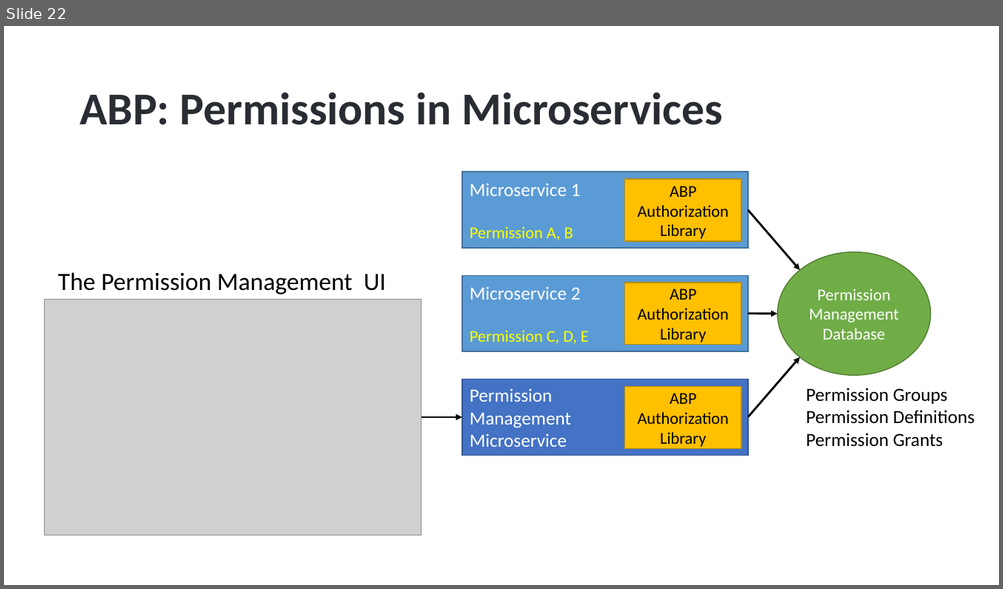
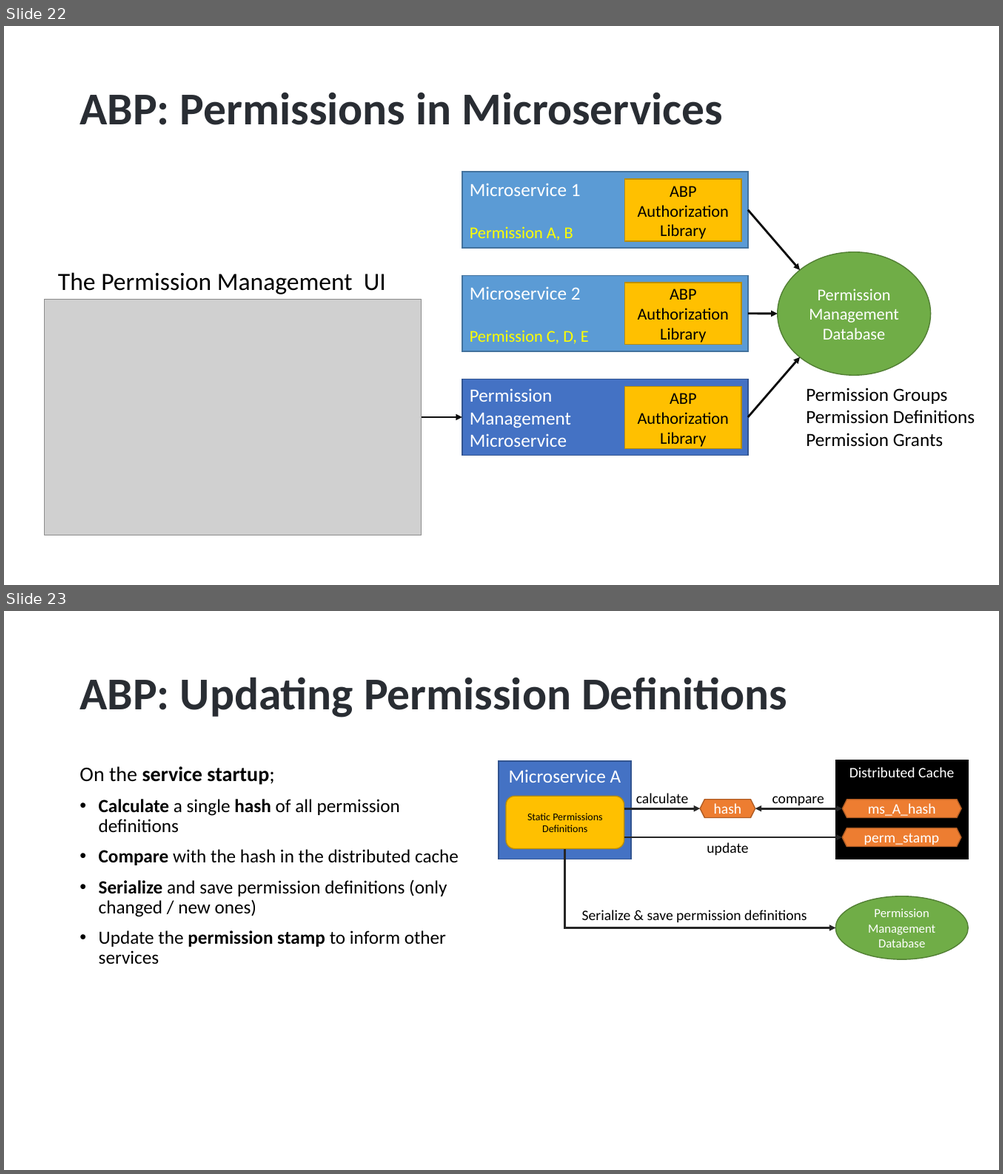
Before and after one commit to hikalkan/presentations, a slide deck: 2022-10-15 Authorization-In-Distributed-Systems/Authorization-In-Distributed-Systems.pptx. Shown one above the other, each under a label of ours: slide 22 before the commit, slides 22 and 23 after it. The pictures are 1003x589 and 1003x1174 pixels, drawn with LibreOffice and Linux fonts; fonts in the diff are those of the drawing; grey boxes stand for pictures; background and template pictures are left out. Boxes give left, top, right and bottom in pixels: in the first picture for what was removed or moved away, otherwise in the second. Text is boxed around its words. In the diff, an @@ line names an element or a change of style, - is before the commit and + after.

```diff
--- a/2022-10-15 Authorization-In-Distributed-Systems/Authorization-In-Distributed-Systems.pptx
+++ b/2022-10-15 Authorization-In-Distributed-Systems/Authorization-In-Distributed-Systems.pptx
@@ slide 23 added at bbox=[4, 611, 999, 1170], background picture (left out) @@
@@ title added at bbox=[79, 677, 787, 718], 44 pt, text #292D33, bold @@
+ABP: Updating Permission Definitions
@@ rectangle added at bbox=[498, 761, 632, 860], fill #4472C4, outline #325491 1 pt, 18 pt, text #FFFFFF @@
+Microservice A
@@ rectangle added at bbox=[835, 760, 968, 860], fill #000000, outline #000000 1 pt, 14 pt, text #FFFFFF @@
+Distributed Cache
@@ text added at bbox=[79, 766, 458, 965], 18 pt, text #000000 @@
+On the service startup;
+• Calculate a single hash of all permission definitions
+• Compare with the hash in the distributed cache
+• Serialize and save permission definitions (only changed / new ones)
+• Update the permission stamp to inform other services
@@ rounded rectangle added at bbox=[506, 796, 624, 849], fill #FFC000, outline #BD8E00 1 pt, 10 pt, text #000000 @@
+Static Permissions Definitions
@@ arrow added from (624, 809) to (700, 809), #262626 2 pt @@
@@ text added at bbox=[636, 793, 688, 803], 14 pt, text #000000 @@
+calculate
@@ hexagon added at bbox=[700, 800, 755, 818], fill #ED7D31, outline #AF5C24 1 pt, 14 pt, text #FFFFFF @@
+hash
@@ double arrow added from (755, 809) to (842, 809), #262626 2 pt @@
@@ text added at bbox=[772, 796, 824, 806], 14 pt, text #000000 @@
+compare
@@ hexagon added at bbox=[842, 800, 962, 818], fill #ED7D31, outline #AF5C24 1 pt, 14 pt, text #FFFFFF @@
+ms_A_hash
@@ hexagon added at bbox=[842, 828, 962, 847], fill #ED7D31, outline #AF5C24 1 pt, 14 pt, text #FFFFFF @@
+perm_stamp
@@ elbow arrow added from (565, 849) to (835, 928), #262626 2 pt @@
@@ arrow added from (624, 838) to (842, 838), #262626 2 pt @@
@@ text added at bbox=[706, 843, 748, 855], 14 pt, text #000000 @@
+update
@@ ellipse added at bbox=[835, 897, 968, 960], fill #70AD47, outline #538035 1 pt, 12 pt, text #FFFFFF @@
+Permission
+Management
+Database
@@ text added at bbox=[582, 910, 806, 923], 14 pt, text #000000 @@
+Serialize & save permission definitions
```
Also in this commit, not shown: 1 slide removed.
